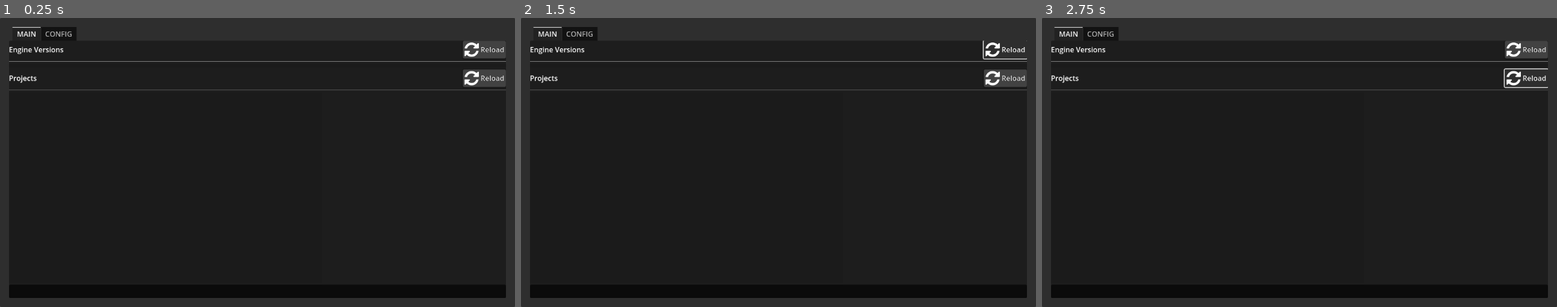
Above: before the commit, frames 1-3 (left to right).
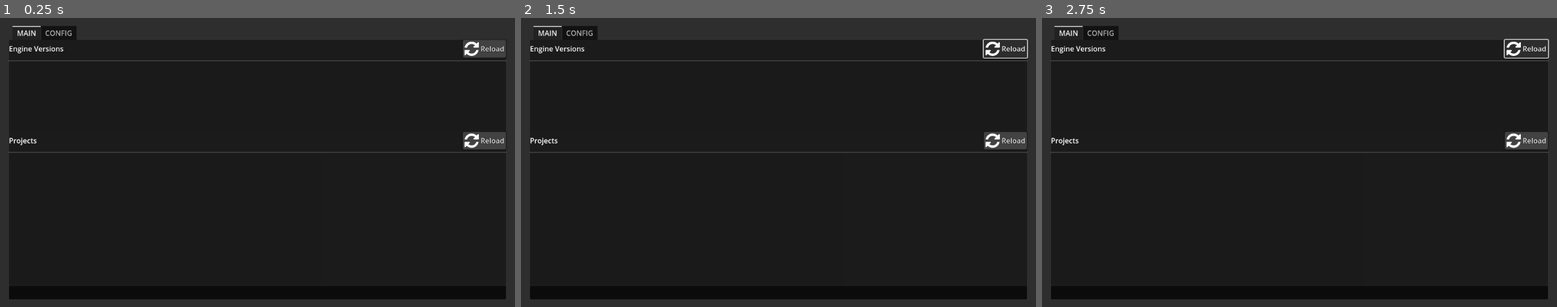
Above: after the commit, the same moments.

Repository: StudioSyndiCatCaius/BetterUnrealLauncher
Game: Godot game, scene res://app/scene/state/STATE_Main.tscn
The game is run twice, just before and just after one commit, with the same random seed, the same clock (stepped at 60 frames per second) and the same inputs. The engine's default icon, where the game draws it, is replaced by a stand-in: a white triangle on a blue panel in a dark square.
Inputs:
- Up to frame 1 (0.25 s): no input
- Up to frame 2 (1.5 s): tap Enter at 0.5 s; click "Reload" at 1.25 s
- Up to frame 3 (2.75 s): click "Reload" at 2 s

The runs differ from the first frame. In frame 1, 2.8% of the frame differs, in the area x 1-99%, y 2-98%; in frame 2, 2.9%; in frame 3, 2.6%.

Commit message:
added doc image

Diff:
--- a/app/scene/state/STATE_Main.tscn
+++ b/app/scene/state/STATE_Main.tscn
@@ -41,8 +41,8 @@
 size_flags_vertical = 3
 theme_override_styles/panel = SubResource("StyleBoxFlat_oqbsd")
 script = ExtResource("1_cny1t")
-list_engine_ver = NodePath("TabContainer/MAIN/m/ScrollContainer/VBoxContainer/list_EngineVer")
-list_projects = NodePath("TabContainer/MAIN/m/ScrollContainer/VBoxContainer/HBoxContainer3/list_Projects")
+list_engine_ver = NodePath("TabContainer/MAIN/m/ScrollContainer/VBoxContainer/ScrollContainer/list_EngineVer")
+list_projects = NodePath("TabContainer/MAIN/m/ScrollContainer/VBoxContainer/HBoxContainer3/ScrollContainer/list_Projects")
 lbl_log_line = NodePath("TabContainer/MAIN/m/PanelContainer/lbl_logLine")
 N_project = NodePath("TabContainer/MAIN/m/ScrollContainer/VBoxContainer/HBoxContainer3/UiProject")
 txtedit_paths_engines = NodePath("TabContainer/CONFIG/VBoxContainer/VBoxContainer/HBoxContainer/VBoxContainer/txtedit_PathsEngines")
@@ -59,7 +59,7 @@
 [node name="m" type="VBoxContainer" parent="TabContainer/MAIN"]
 layout_mode = 2
 
-[node name="ScrollContainer" type="ScrollContainer" parent="TabContainer/MAIN/m"]
+[node name="ScrollContainer" type="PanelContainer" parent="TabContainer/MAIN/m"]
 layout_mode = 2
 size_flags_vertical = 3
 
@@ -85,8 +85,16 @@
 [node name="HSeparator" type="HSeparator" parent="TabContainer/MAIN/m/ScrollContainer/VBoxContainer"]
 layout_mode = 2
 
-[node name="list_EngineVer" type="ItemList" parent="TabContainer/MAIN/m/ScrollContainer/VBoxContainer"]
-layout_mode = 2
+[node name="ScrollContainer" type="ScrollContainer" parent="TabContainer/MAIN/m/ScrollContainer/VBoxContainer"]
+custom_minimum_size = Vector2(0, 150)
+layout_mode = 2
+size_flags_vertical = 3
+size_flags_stretch_ratio = 0.2
+
+[node name="list_EngineVer" type="ItemList" parent="TabContainer/MAIN/m/ScrollContainer/VBoxContainer/ScrollContainer"]
+layout_mode = 2
+size_flags_horizontal = 3
+size_flags_vertical = 3
 auto_height = true
 item_count = 3
 max_columns = 5
@@ -121,14 +129,18 @@
 size_flags_vertical = 3
 split_offset = 500
 
-[node name="list_Projects" type="ItemList" parent="TabContainer/MAIN/m/ScrollContainer/VBoxContainer/HBoxContainer3"]
+[node name="ScrollContainer" type="ScrollContainer" parent="TabContainer/MAIN/m/ScrollContainer/VBoxContainer/HBoxContainer3"]
+layout_mode = 2
+size_flags_horizontal = 3
+
+[node name="list_Projects" type="ItemList" parent="TabContainer/MAIN/m/ScrollContainer/VBoxContainer/HBoxContainer3/ScrollContainer"]
 layout_mode = 2
 size_flags_horizontal = 3
 size_flags_vertical = 3
 auto_width = true
 auto_height = true
-item_count = 3
-max_columns = 5
+item_count = 6
+max_columns = 6
 same_column_width = true
 icon_mode = 0
 fixed_icon_size = Vector2i(100, 100)
@@ -138,6 +150,9 @@
 item_1/icon = ExtResource("1_e7f8g")
 item_2/text = "5.7"
 item_2/icon = ExtResource("1_e7f8g")
+item_3/text = "6534645"
+item_4/text = "57"
+item_5/text = "770707"
 
 [node name="UiProject" parent="TabContainer/MAIN/m/ScrollContainer/VBoxContainer/HBoxContainer3" instance=ExtResource("5_posn4")]
 custom_minimum_size = Vector2(400, 0)
@@ -214,10 +229,10 @@
 wait_time = 3.0
 
 [connection signal="pressed" from="TabContainer/MAIN/m/ScrollContainer/VBoxContainer/HBoxContainer/btn_ReloadEngines" to="." method="_on_btn_reload_engines_pressed"]
-[connection signal="item_activated" from="TabContainer/MAIN/m/ScrollContainer/VBoxContainer/list_EngineVer" to="." method="_on_list_engine_ver_item_activated"]
+[connection signal="item_activated" from="TabContainer/MAIN/m/ScrollContainer/VBoxContainer/ScrollContainer/list_EngineVer" to="." method="_on_list_engine_ver_item_activated"]
 [connection signal="pressed" from="TabContainer/MAIN/m/ScrollContainer/VBoxContainer/HBoxContainer2/btn_ReloadProjects" to="." method="_on_btn_reload_projects_pressed"]
-[connection signal="item_activated" from="TabContainer/MAIN/m/ScrollContainer/VBoxContainer/HBoxContainer3/list_Projects" to="." method="_on_list_projects_item_activated"]
-[connection signal="item_selected" from="TabContainer/MAIN/m/ScrollContainer/VBoxContainer/HBoxContainer3/list_Projects" to="." method="_on_list_projects_item_selected"]
+[connection signal="item_activated" from="TabContainer/MAIN/m/ScrollContainer/VBoxContainer/HBoxContainer3/ScrollContainer/list_Projects" to="." method="_on_list_projects_item_activated"]
+[connection signal="item_selected" from="TabContainer/MAIN/m/ScrollContainer/VBoxContainer/HBoxContainer3/ScrollContainer/list_Projects" to="." method="_on_list_projects_item_selected"]
 [connection signal="pressed" from="TabContainer/CONFIG/VBoxContainer/VBoxContainer/btn_OpenSave" to="." method="_on_btn_open_save_pressed"]
 [connection signal="text_changed" from="TabContainer/CONFIG/VBoxContainer/VBoxContainer/HBoxContainer/VBoxContainer/txtedit_PathsEngines" to="." method="_on_txtedit_paths_engines_text_changed"]
 [connection signal="text_changed" from="TabContainer/CONFIG/VBoxContainer/VBoxContainer/HBoxContainer/VBoxContainer2/txtEdit_PathsProjects" to="." method="_on_txt_edit_paths_projects_text__changed"]
Binary file added: DOCS/image/showcase_3.png
